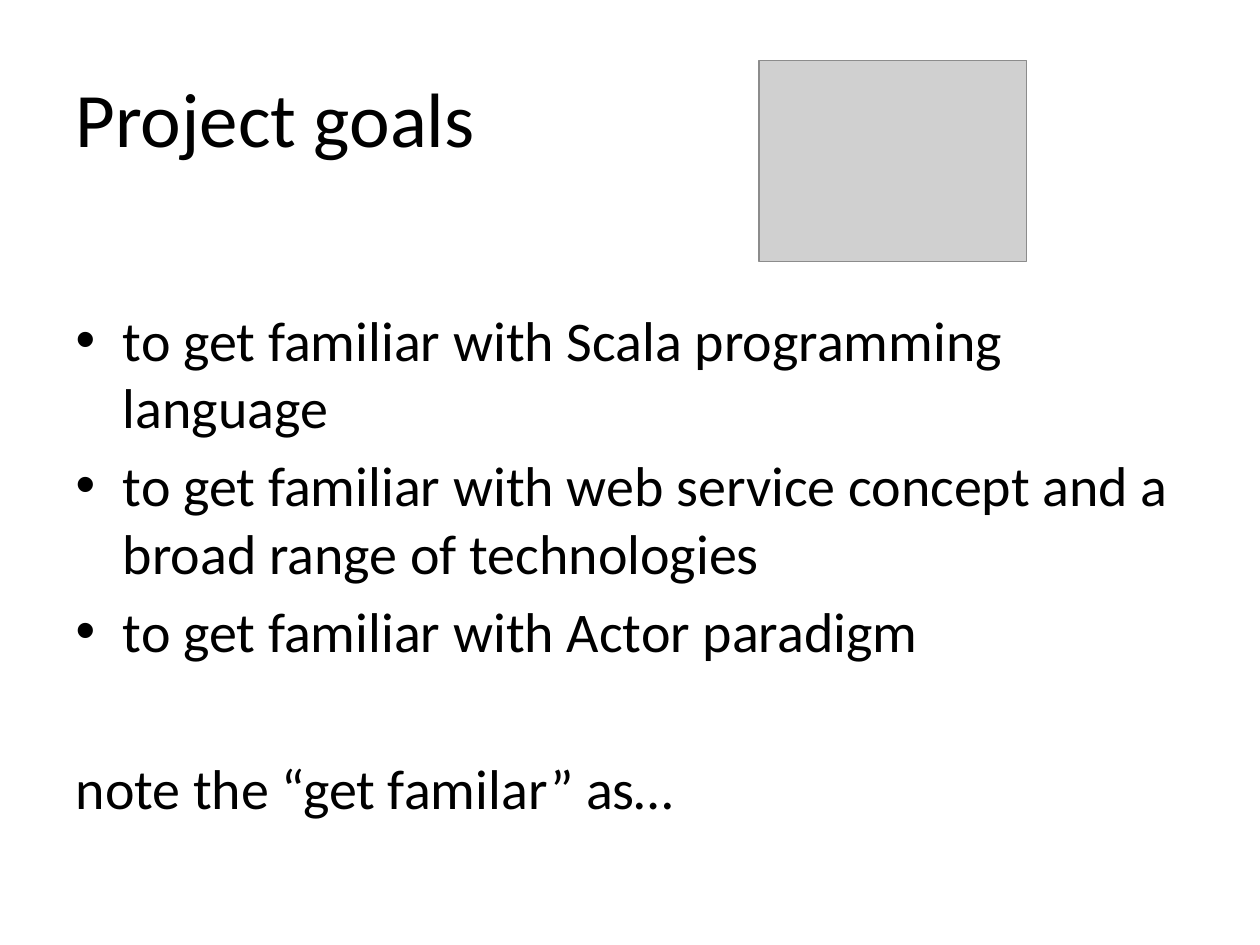
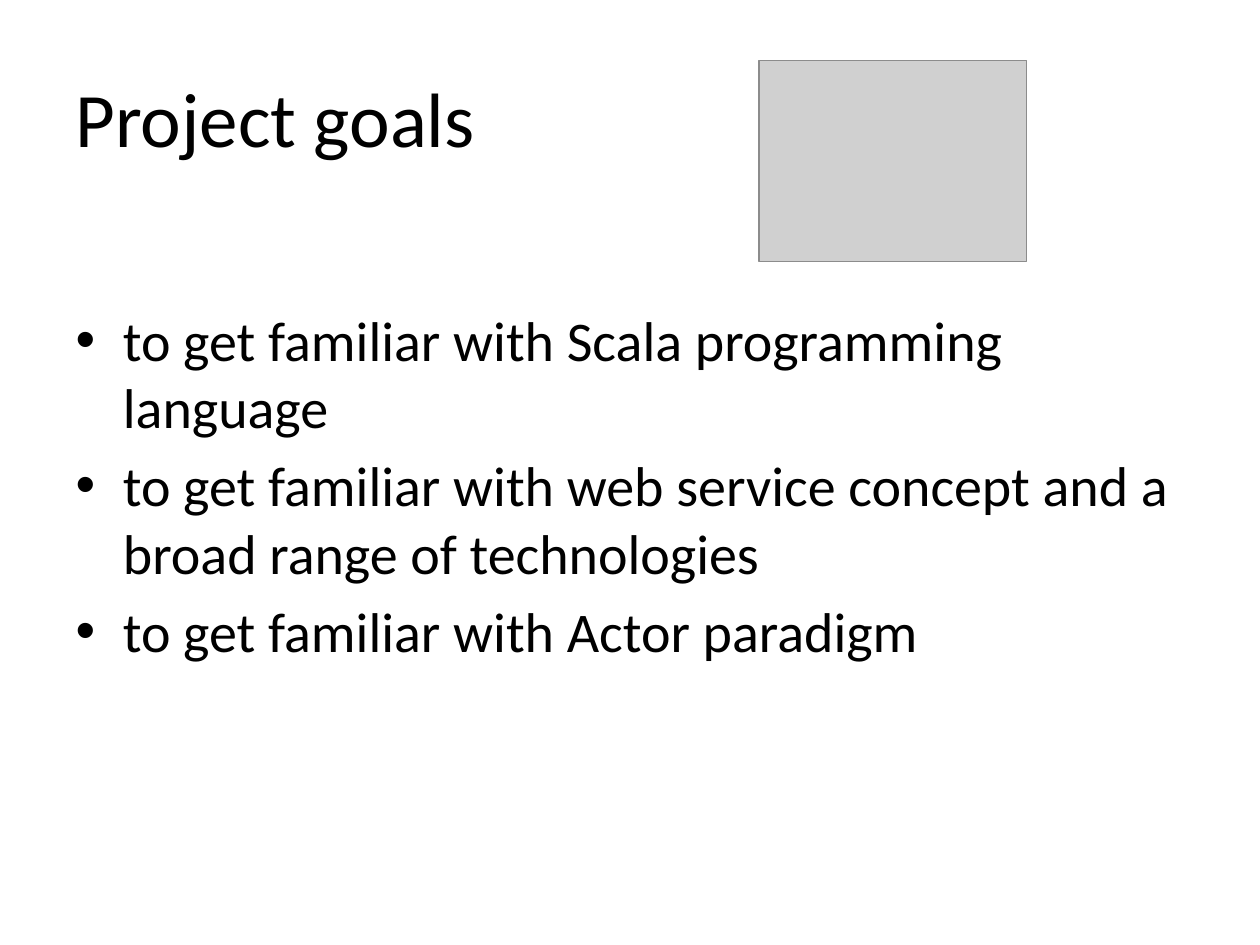
Before and after one commit to martadoberschuetz/scala, a slide deck: slide 2 of project presentation final.pptx. Drawn at 1260x945 pixels with LibreOffice and Linux fonts; fonts in the diff are those of the drawing; grey boxes stand for pictures. Boxes give left, top, right and bottom in pixels: in the first picture for what was removed or moved away, otherwise in the second. Text is boxed around its words. In the diff, an @@ line names an element or a change of style, - is before the commit and + after.

```diff
--- a/project presentation final.pptx
+++ b/project presentation final.pptx
@@ text at box(76, 768, 673, 819): paragraph removed @@
-note the “get familar” as…
```
Also in this commit, not shown: 2 other slides changed, 1 slide added, 4 slides removed.
